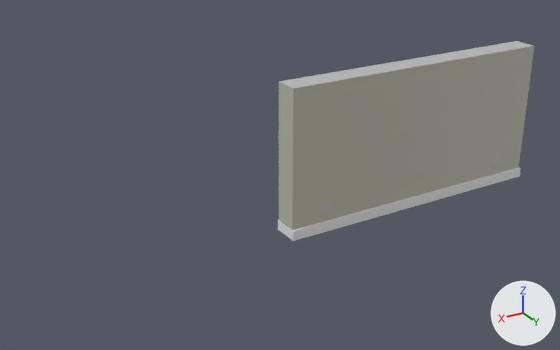
Renders of the FBX model Models/HardSurface Models/SM_WallEnd.fbx from each side of a commit.
The view is the same before and after, from a camera (50 mm lens) standing at (10.01, 11.36, 5.47) and looking at (3.04, -0.25, -0.34). The lights are fixed; the arrows at lower right show +X, +Y and +Z. Where no turn or scale is listed for an object, it has been applied to the vertices.

Names of what the first picture shows: 'Powerpoint1', 'Wall'.
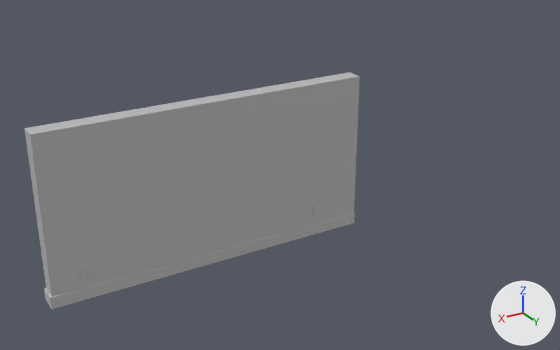
Where the newer file only moved an object's origin or applied its transform, the numbers keep the older frame.

Where the change shows, as pixel boxes [x1, y1, x2, y2] in the pictures (560 x 350 px):
```json
{"object": "Wall", "change": "mesh rescaled", "before": [278, 41, 534, 241], "after": [24, 72, 360, 309], "on screen": "31% wider, 18% taller"}
{"object": "Powerpoint1", "change": "moved", "before": [319, 202, 332, 213], "after": [79, 264, 98, 278]}
```

Scene script edits in JSON lines:
```json
{"block": "me_mesh_001", "where": "me_mesh_001.from_pydata(...)  # 36 vertices, 33 faces; spans x -3.07..2.96, y -0.28..0.28, z -1.5..1.5"}
{"block": "me_mesh_001", "where": "# used by ob_wall; location = (0.11, 0.0, 0.0)"}
{"block": "me_mesh_001", "change": "me_mesh_001 part 1: the whole mesh is scaled about its middle by (-1, -0.641, 1), then moved by (4.59, 0.08, 0.0)"}
{"op": "set", "path": "ob_powerpoint1.location", "old": "(0.11, 0.0, 0.0)", "new": "(4.79, 0.0, 0.0)"}
```
